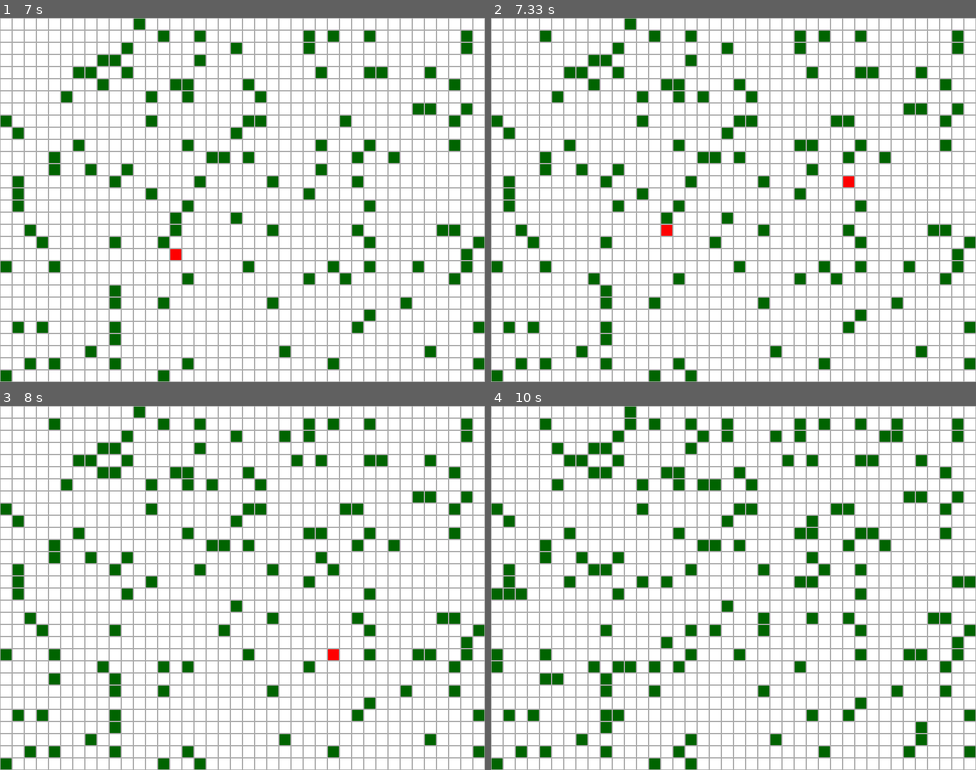
Above: before the commit, frames 1-4 (two rows, left to right).
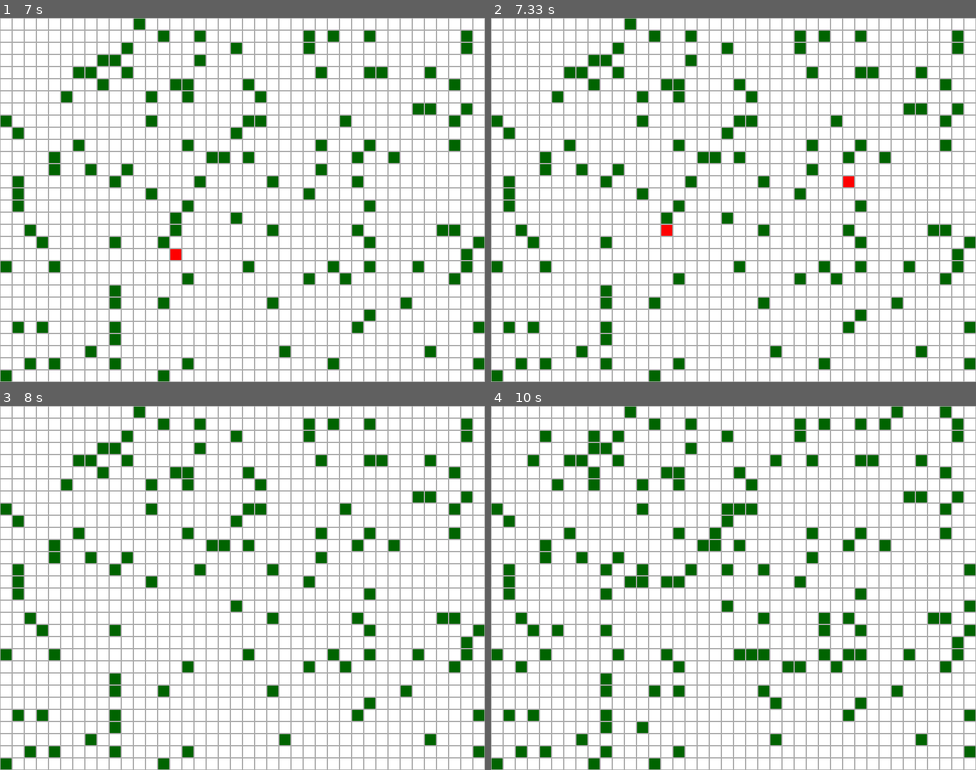
Above: after the commit, the same moments.

Repository: rasmusgraver/IT2_pensum_2025
Game: pygame game, started from Kap 4B Rutenett/Skogbrann/main.py
Two runs of this game, one before a commit and one after it. Both use one fixed random seed, a clock stepped at 60 frames per second and the inputs below.
Inputs:
- Up to frame 1 (7 s): no input
- Up to frame 2 (7.33 s): no input
- Up to frame 3 (8 s): no input
- Up to frame 4 (10 s): no input

Frame 1 is identical in both runs. In frame 2, 0.5% of the frame differs, in the area x 10-75%, y 3-100%; in frame 3, 1.3%; in frame 4, 5.7%, in the area x 0-100%, y 0-100%.

Commit message:
innførte brannpågår

Diff:
--- a/Kap 4B Rutenett/Skogbrann/rutenett.py
+++ b/Kap 4B Rutenett/Skogbrann/rutenett.py
@@ -21,11 +21,12 @@
                         self.naboer.append(brett[self.rad + r][self.kol + k])
 
 
-    def nextStep(self):
+    def nextStep(self, brannPågår):
         # Finner ut hva "nextStatus" er
         # tenker det er tryggest å starte med at nextStatus er samme som status:
         self.nextStatus = self.status
-        if self.status == TOM:
+        # Voks - bare hvis det ikke brenner:
+        if self.status == TOM and brannPågår == False:
             # Med 0,3% sjanse så skal nextStatus bli TRE:
             if random.random() < (0.3/100):
                 self.nextStatus = TRE
@@ -64,6 +65,7 @@
     def __init__(self, ant_rader, ant_kolonner) -> None:
         self.ant_rader = ant_rader
         self.ant_kolonner = ant_kolonner
+        self.brannPågår = False
         # Lager 2D matrise (liste med lister) der hver verdi er et Rute objekt:
         self.brett: list[list[Rute]] = [[Rute(r,k) for k in range(self.ant_kolonner)] for r in range(self.ant_rader)]
         # Sett naboene til rutene:
@@ -86,9 +88,12 @@
         # Finn ut "nextStatus" til hver rute:
         for rad in range(self.ant_rader):
             for kol in range(self.ant_kolonner):
-                self.brett[rad][kol].nextStep()
+                self.brett[rad][kol].nextStep(self.brannPågår)
 
         # Oppdater status til "nextStatus":
+        self.brannPågår = False
         for rad in range(self.ant_rader):
             for kol in range(self.ant_kolonner):
                 self.brett[rad][kol].nextFrame()
+                if self.brett[rad][kol].status == BRANN:
+                    self.brannPågår = True
